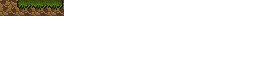
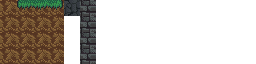
The second (256, 64) image is a revision of the first. Changes to its layers:
painted on "Layer 1" over [17, 0, 63, 10]
painted on "Layer 0" over [0, 0, 96, 64]
